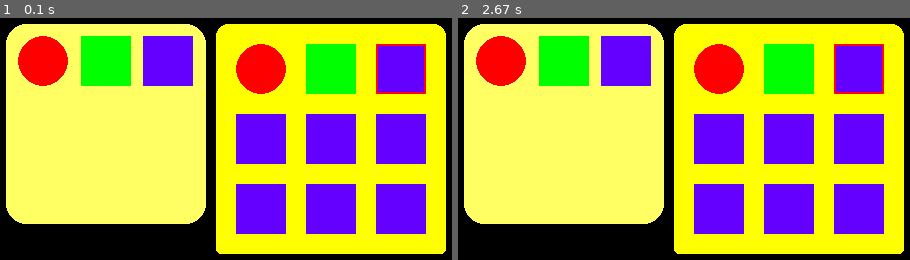
Above: before the commit, frames 1-2 (left to right).
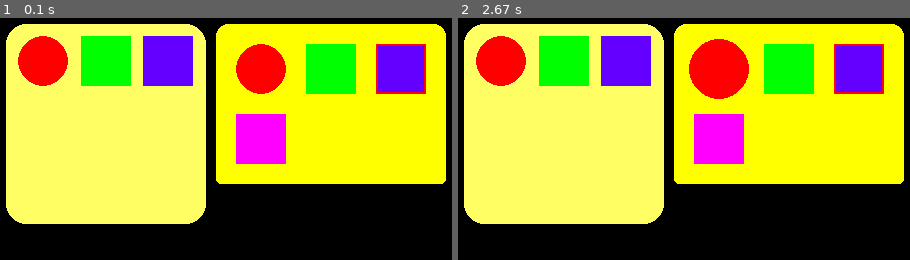
Above: after the commit, the same moments.

Repository: JyleFV/CoshUI
Game: pygame game, started from tests/main_test.py
Same seed, same stepped clock (60 frames per second), same inputs: the game is played once before the commit and once after it.
Inputs (mouse positions are in pixels of both pictures, inside the frame that each line leads up to):
- Up to frame 1 (0.1 s): no input
- Up to frame 2 (2.67 s): click (outside the picture) at 0.38 s; click (634, 109) at 1.22 s; click (656, 247) at 1.55 s; click (715, 141) at 2.38 s

The runs differ from the first frame. In frame 1, 22% of the frame differs, in the area x 47-99%, y 39-98%; in frame 2, 22%, in the area x 47-99%, y 8-98%.

Commit message:
Added focused node for input system and implemented the margin property to layout and measure checks

Diff:
--- a/src/coshui/engine.py
+++ b/src/coshui/engine.py
@@ -21,10 +21,10 @@
     _font_library = {}
     _render_stack = []
     _style_class = {}
+    _focused_node = None
     _active_renderer = False
     _default_font = None # TODO: Set this to a default font
     _last_time : float = 0.0
-    _active_node = None
 
 class CoshUIRenderer:
     def __init__(self, backend : CoshBackend):
--- a/src/coshui/nodes.py
+++ b/src/coshui/nodes.py
@@ -2,6 +2,7 @@
 from dataclasses import dataclass, field
 from collections.abc import Callable
 import math
+import difflib
 
 from .cui_error import CoshUIError
 from .types import CoshLayout, CoshStyling, CoshDirection, CoshSizing, RenderContext
@@ -12,6 +13,8 @@
 
     layout : CoshLayout = field(default_factory=lambda: CoshLayout())
     style : CoshStyling = field(default_factory=lambda: CoshStyling())
+    width : float = 0.0
+    height : float = 0.0
     classes : str | None = None
     id : str | None = None
     z_index : int = 0
@@ -21,12 +24,18 @@
     on_click : Callable | None = None
     on_release : Callable | None = None
     _was_hovered : bool = False
-    mouse_filter : bool = False # Currently a bool, if False, it will capture mouse events, if True, it will ignore mouse events.
+    mouse_filter : bool = True # Currently a bool, if False, it will capture mouse events, if True, it will ignore mouse events.
 
     def __post_init__(self):
         from .engine import CoshUI
         if CoshUI._stack:
             CoshUI._stack[-1].children.append(self)
+
+        # These flat parameters take precedence over CoshLayout's width and height, which feels weird :/.
+        if self.width:
+            self.layout.width = self.width
+        if self.height:
+            self.layout.height = self.height
 
         if self.id:
             if self.id in CoshUI._active_ids:
@@ -41,7 +50,17 @@
             CoshUI._node_map[self.id] = self
 
         if self.classes:
-            self.style = CoshUI._style_class[self.classes]
+            from .utility import merge_styles
+            class_names = self.classes.split() if isinstance(self.classes, str) else self.classes
+
+            merged_style = CoshStyling
+            for name in class_names:
+                if name not in CoshUI._style_class.keys():
+                    close_match = difflib.get_close_matches(name, CoshUI._style_class.keys(), n=1)
+                    raise CoshUIError(f"Class `{name}` doesn't exist. Did you mean `{close_match[0] if close_match else "Unknown"}`?")
+                merged_style = merge_styles(merged_style, CoshUI._style_class.get(name))
+
+            self.style = merge_styles(merged_style, self.style)
 
     @abstractmethod
     def measure(self):
@@ -78,11 +97,11 @@
 
         match self.direction:
             case CoshDirection.ROW:
-                self.layout.width = (sum(child.layout.width for child in self.children) + (self.gap * (len(self.children) - 1))) + (self.layout.padding * 2)
-                self.layout.height = max((child.layout.height for child in self.children), default=0) + (self.layout.padding * 2)
+                self.layout.width = (sum(child.layout.width + (child.layout.margin * 2) for child in self.children) + (self.gap * (len(self.children) - 1))) + (self.layout.padding * 2)
+                self.layout.height = max((child.layout.height + (child.layout.margin * 2) for child in self.children), default=0) + (self.layout.padding * 2)
             case CoshDirection.COLUMN:
-                self.layout.width = max((child.layout.width for child in self.children), default=0) + (self.layout.padding * 2)
-                self.layout.height = (sum(child.layout.height for child in self.children) + (self.gap * (len(self.children) - 1))) + (self.layout.padding * 2)
+                self.layout.width = max((child.layout.width + (child.layout.margin * 2) for child in self.children), default=0) + (self.layout.padding * 2)
+                self.layout.height = (sum(child.layout.height + (child.layout.margin * 2) for child in self.children) + (self.gap * (len(self.children) - 1))) + (self.layout.padding * 2)
 
     def get_render_data(self) -> RenderContext:
         x, y = self.layout.true_position
@@ -116,8 +135,8 @@
             return
 
         rows = math.ceil(len(self.children) / self.column_count)
-        max_child_width = max((child.layout.width for child in self.children), default=0)
-        max_child_height = max((child.layout.height for child in self.children), default=0)
+        max_child_width = max((child.layout.width + (child.layout.margin * 2) for child in self.children), default=0)
+        max_child_height = max((child.layout.height + (child.layout.margin * 2) for child in self.children), default=0)
 
         self.layout.width = (max_child_width * self.column_count) + (self.gap * (self.column_count - 1)) + (self.layout.padding * 2)
         self.layout.height = (max_child_height * rows) + (self.gap * (rows - 1)) + (self.layout.padding * 2)
--- a/src/coshui/utility.py
+++ b/src/coshui/utility.py
@@ -6,7 +6,6 @@
 from .engine import CoshUI
 from .input import CoshInput
 from .nodes import Node, Container, Grid
-from .widgets import Button
 from .types import *
 
 T = TypeVar('T')
@@ -37,25 +36,24 @@
         cursor_y = y + node.layout.padding
 
         for child in node.children:
-            layout(child, cursor_x, cursor_y)
-
+            layout(child, cursor_x + child.layout.margin, cursor_y + child.layout.margin)
             match node.direction:
                 case CoshDirection.ROW:
-                    cursor_x += child.layout.width + node.gap
+                    cursor_x += child.layout.width + (child.layout.margin * 2) + node.gap
                 case CoshDirection.COLUMN:
-                    cursor_y += child.layout.height + node.gap
+                    cursor_y += child.layout.height + (child.layout.margin * 2) + node.gap
 
     if isinstance(node, Grid):
         cursor_x = x + node.layout.padding
         cursor_y = y + node.layout.padding
 
         for i, child in enumerate(node.children):
-            layout(child, cursor_x, cursor_y)
-            cursor_x += child.layout.width + node.gap
-
-            if (i + 1) % node.column_count == 0:  # end of row
+            layout(child, cursor_x + child.layout.margin, cursor_y + child.layout.margin)
+            cursor_x += child.layout.width + (child.layout.margin * 2) + node.gap
+
+            if (i + 1) % node.column_count == 0:
                 cursor_x = x + node.layout.padding
-                cursor_y += child.layout.height + node.gap
+                cursor_y += child.layout.height + (child.layout.margin * 2) + node.gap
 
 def update(delta : float):
     for tween in CoshUI._active_tweens:
@@ -79,33 +77,54 @@
     for child in node.children:
         render(child, offset_x + tx, offset_y + ty, z_offset + node.z_index)
 
-# TODO: Rework this to "Capture" the node that's active (focused on).
 def process_events():
-    mx, my = CoshInput.get_mouse_position()
+    mx, my = CoshInput._mouse_position
+
+    if CoshInput.get_mouse_just_released():
+        if CoshUI._focused_node:
+            if CoshUI._focused_node.on_release:
+                CoshUI._focused_node.on_release()
+            CoshUI._focused_node = None
+
+    consumed_hover = False
+    consumed_click = False
 
     for data in reversed(CoshUI._render_stack):
         if data.id is None:
             continue
 
-        node = get_node(data.id)
+        node = CoshUI._node_map.get(data.id)
         if node is None:
             continue
 
-        x = data.x + data.transform_x
-        y = data.y + data.transform_y
-        hovered = point_in_rect(mx, my, x, y, data.width, data.height)
+        scale = data.transform_scale
+        sw, sh = data.width * scale, data.height * scale
+        ox, oy = (data.width - sw) / 2, (data.height - sh) / 2
+
+        tx = data.x + data.transform_x + ox
+        ty = data.y + data.transform_y + oy
+
+        hovered = point_in_rect(mx, my, tx, ty, sw, sh)
 
         was_hovered = node._was_hovered
         node._was_hovered = hovered
 
-        if hovered and not was_hovered and node.on_hover:
-            node.on_hover()
-        if not hovered and was_hovered and node.on_unhover:
-            node.on_unhover()
-        if hovered and CoshInput.get_mouse_just_pressed() and node.on_click:
-            node.on_click()
-        if hovered and CoshInput.get_mouse_just_released() and node.on_release:
-            node.on_release()
+        if hovered and not consumed_hover:
+            if not was_hovered and node.on_hover:
+                node.on_hover()
+            if node.mouse_filter:
+                consumed_hover = True
+        elif not hovered and was_hovered:
+            if node.on_unhover:
+                node.on_unhover()
+
+        # Click Logic
+        if hovered and not consumed_click and CoshInput.get_mouse_just_pressed():
+            if node.on_click:
+                node.on_click()
+            CoshUI._focused_node = node
+            if node.mouse_filter:
+                consumed_click = True
 
 # ================ Layouting and Rendering ================
 
@@ -142,9 +161,18 @@
 # ================ Styling Classes ================
 
 def add_class(name : str, style : CoshStyling):
+    if not isinstance(style, CoshStyling):
+        raise CoshUIError("Passed in style is not a CoshStyling object.")
     CoshUI._style_class[name] = style
 
 # ================ Styling Classes ================
+
+# ================ Preload Helpers ================
+
+def preload_images(path : str | list):
+    pass
+
+# ================ Preload Helpers ================
 
 # ================ Helper Functions ================
 
@@ -173,3 +201,14 @@
 
 def point_in_rect(px, py, rx, ry, rw, rh):
     return (rx <= px <= rx + rw and ry <= py <= ry + rh)
+
+def merge_styles(base : CoshStyling, override : CoshStyling) -> CoshStyling:
+    return CoshStyling(
+        background_color=override.background_color if override.background_color is not None else base.background_color,
+        alpha=override.alpha if override.alpha != 255 else base.alpha, # This is a little weird, classes will override alpha even if users explicitly set it on the node itself.
+        border=override.border if override.border is not None else base.border,
+        border_radius=override.border_radius if override.border_radius != 0 else base.border_radius,
+        transform_position=override.transform_position if override.transform_position != (0, 0) else base.transform_position,
+        transform_rotation=override.transform_rotation if override.transform_rotation != 0.0 else base.transform_rotation,
+        transform_scale=override.transform_scale if override.transform_scale != 1.0 else base.transform_scale
+    )
--- a/src/coshui/widgets.py
+++ b/src/coshui/widgets.py
@@ -1,11 +1,25 @@
 from dataclasses import dataclass
 
+from .engine import CoshUI
 from .nodes import Element
 from .types import RenderContext
+
+# ======================== Default Styles ========================
+
+# ======================== Default Styles ========================
+
+# ======================== Widgets ========================
 
 @dataclass
 class Button(Element):
     text : str = ""
+    font : str | None = None
+    font_size : int = 12
+
+    def __post_init__(self):
+        super().__post_init__() # I didn't implement this at first and it broke my shit lol
+        if self.font is None:
+            self.font = CoshUI._default_font
 
     def get_render_data(self):
         x, y = self.layout.true_position
@@ -37,5 +51,10 @@
 class Checkbox(Element):
     pass
 
+class Checkbox(Element):
+    pass
+
 class Image(Element):
     pass
+
+# ======================== Widgets ========================
--- a/tests/main_test.py
+++ b/tests/main_test.py
@@ -7,22 +7,16 @@
 BLACK = (0, 0, 0)
 
 def hovered():
-    animate("background_color", get_node("element3"), (255, 100, 50, 255), 0.15, "ease_in")
-    animate("scale", get_node("element3"), 1.5, 0.15, "ease_in")
+    animate("scale", get_node("element3"), 1.2, 0.15, "ease_in")
 
 def unhover():
-    animate("background_color", get_node("element3"), (255, 0, 0, 255), 0.15, "ease_in")
     animate("scale", get_node("element3"), 1.0, 0.15, "ease_in")
 
 def clicked():
-    animate("background_color", get_node("element3"), (255, 0, 0, 255), 0.15, "ease_in")
     animate("position", get_node("container1"), (100, 100), 0.35, "ease_in")
-    animate("scale", get_node("element3"), 1.2, 0.15, "ease_in")
 
 def released():
-    animate("background_color", get_node("element3"), (255, 100, 50, 255), 0.15, "ease_in")
     animate("position", get_node("container1"), (0, 0), 0.35, "ease_in")
-    animate("scale", get_node("element3"), 1.5, 0.15, "ease_in")
 
 def UI(screen : pygame.Surface):
     with CoshUIRenderer(PygameBackend(screen)):
@@ -35,18 +29,17 @@
                 Button(on_unhover=unhover, on_hover=hovered, on_click=clicked, on_release=released, z_index=1, id="element3", layout=CoshLayout(width=50, height=50), style=CoshStyling(background_color=(255, 0, 0), border_radius=100))
                 Button(z_index=0, id="element4", layout=CoshLayout(width=50, height=50), style=CoshStyling(background_color=(0, 255, 0)))
                 Button(layout=CoshLayout(width=50, height=50), style=CoshStyling(background_color=(100, 0, 255), border=(255, 1, 0, 2)))
-                Button(layout=CoshLayout(width=50, height=50), style=CoshStyling(background_color=(100, 0, 255)))
-                Button(layout=CoshLayout(width=50, height=50), style=CoshStyling(background_color=(100, 0, 255)))
-                Button(layout=CoshLayout(width=50, height=50), style=CoshStyling(background_color=(100, 0, 255)))
-                Button(layout=CoshLayout(width=50, height=50), style=CoshStyling(background_color=(100, 0, 255)))
-                Button(layout=CoshLayout(width=50, height=50), style=CoshStyling(background_color=(100, 0, 255)))
-                Button(layout=CoshLayout(width=50, height=50), style=CoshStyling(background_color=(100, 0, 255)))
+                Button(id="magenta_btn", on_hover=hovered,width=50, height=50, style=CoshStyling(background_color=(255, 0, 255)))
 
 def main():
     pygame.init()
     screen = pygame.display.set_mode((WIDTH, HEIGHT))
     pygame.display.set_caption("CoshUI Test")
     clock = pygame.time.Clock()
+
+    add_class("red", CoshStyling(background_color=(0, 0, 255)))
+    add_class("blue", CoshStyling(background_color=(255, 0, 0)))
+    add_class("radius", CoshStyling(border_radius=5))
 
     running = True
     while running:
